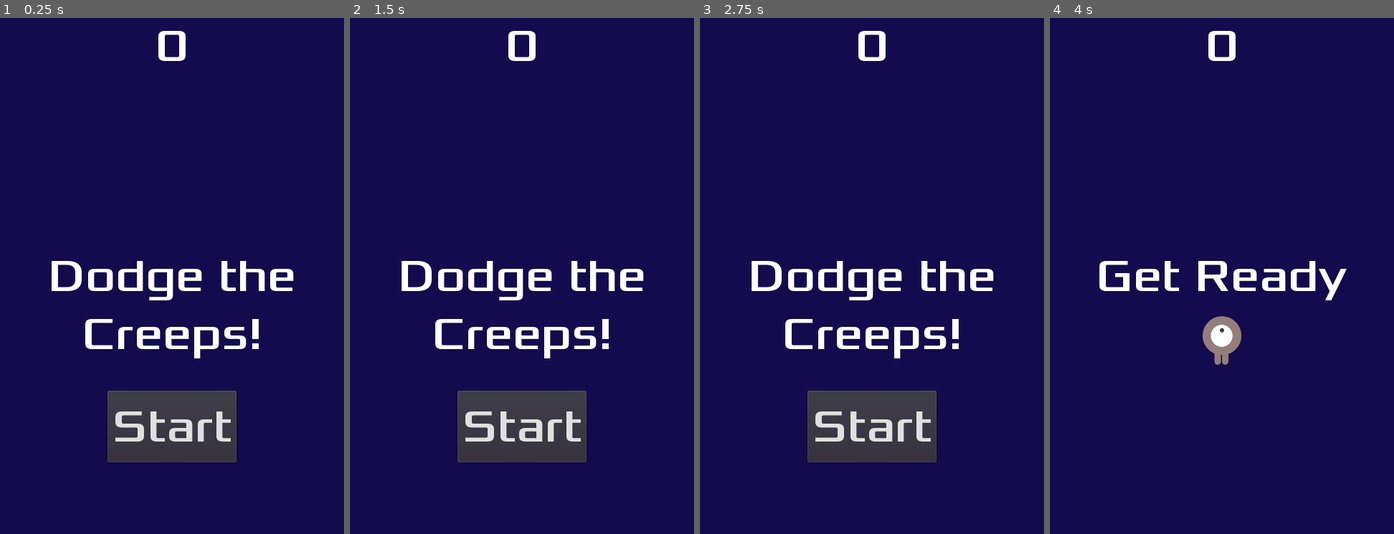
Above: before the commit, frames 1-4 (left to right).
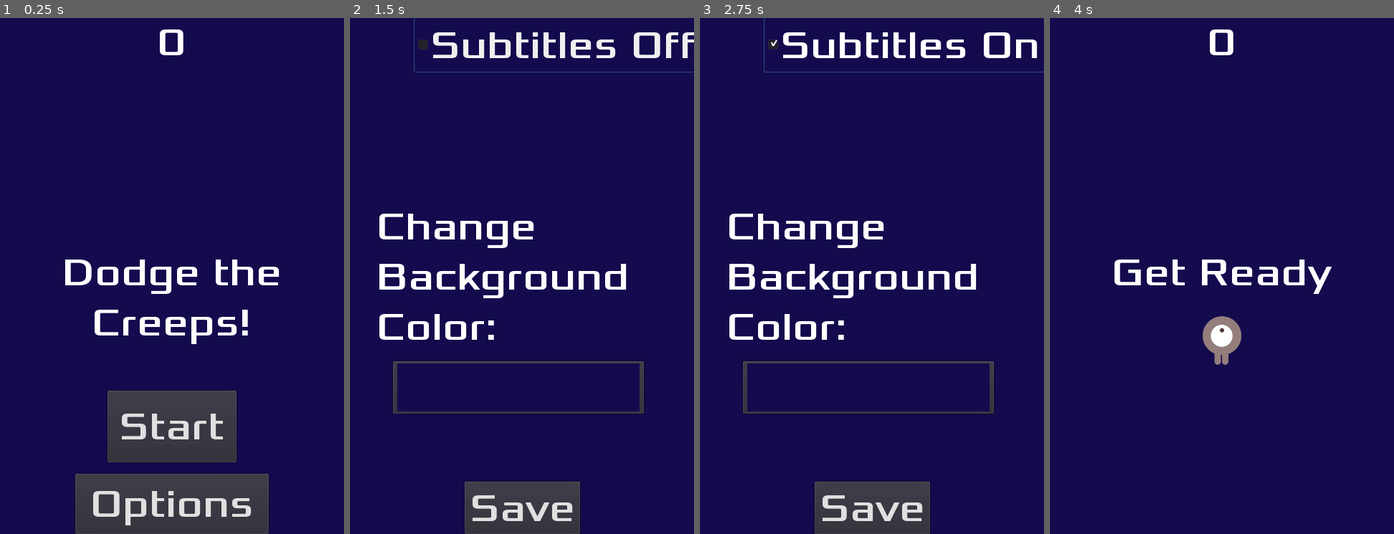
Above: after the commit, the same moments.

Repository: ekkennon/dodge-the-creeps
Game: Godot game, scene res://Main.tscn
The game is run twice, just before and just after one commit, with the same random seed, the same clock (stepped at 60 frames per second) and the same inputs.
Inputs (mouse positions are in pixels of both pictures, inside the frame that each line leads up to):
- Up to frame 1 (0.25 s): no input
- Up to frame 2 (1.5 s): click (522, 503) at 0.5 s, where only the run after the commit has a clickable "Options"; click (552, 43) at 1.25 s, where only the run after the commit has a clickable "Subtitles On"
- Up to frame 3 (2.75 s): click (906, 43) at 2 s, where only the run after the commit has a clickable "Subtitles Off"
- Up to frame 4 (4 s): click (1222, 508) at 2.75 s, where only the run after the commit has a clickable "Save"; click "Start" at 3.5 s

The runs differ from the first frame. In frame 1, 12% of the frame differs, in the area x 15-86%, y 2-100%; in frame 2, 16%, in the area x 8-100%, y 0-100%; in frame 3, 16%; in frame 4, 2.4%.

Commit message:
added game options
added options for accessibility

Diff:
--- a/HUD.gd
+++ b/HUD.gd
@@ -1,14 +1,21 @@
 extends CanvasLayer
 
 signal start_game
+signal show_options
+signal options_changed(options)
 
 # Declare member variables here. Examples:
 # var a = 2
 # var b = "text"
+var options = {}
+var subtitles_on
 
 # Called when the node enters the scene tree for the first time.
 func _ready():
-	pass # Replace with function body.
+	$Options/BackPick.hide()
+	$Options/BackPickLabel.hide()
+	$Options/Save.hide()
+	$Options/SubtitlesOpt.hide()
 
 # Called every frame. 'delta' is the elapsed time since the previous frame.
 #func _process(delta):
@@ -20,13 +27,18 @@
 	$MessageTimer.start()
 
 func show_game_over():
-	show_message("Game Over")
+	var end_msg = "Game Over"
+	if !subtitles_on == false:
+		end_msg = "[death sound]\nGame Over"
+
+	show_message(end_msg)
 	yield($MessageTimer, "timeout")  # wait until the MessageTimer has counted down
 
-	$Message.text = "Dodge the \nCreeps!"
+	$Message.text = "Dodge the\nCreeps!"
 	$Message.show()
 	yield(get_tree().create_timer(1), "timeout")
 	$StartButton.show()
+	$OptionsBtn.show()
 
 func update_score(score):
 	$ScoreLabel.text = str(score)
@@ -36,4 +48,30 @@
 
 func _on_StartButton_pressed():
 	$StartButton.hide()
+	$OptionsBtn.hide()
 	emit_signal("start_game")
+
+func _on_Options_pressed():
+	$StartButton.hide()
+	$OptionsBtn.hide()
+	$Message.hide()
+	$ScoreLabel.hide()
+	$Options/SubtitlesOpt.show()
+	$Options/BackPickLabel.show()
+	$Options/BackPick.show()
+	$Options/Save.show()
+
+func opt_changed_color(color):
+	options["color"] = color
+
+func opt_changed_subtitles(sub_state):
+	subtitles_on = sub_state
+
+func return_to_game():
+	$Message.show()
+	$ScoreLabel.show()
+	$StartButton.show()
+	$OptionsBtn.show()
+
+	if !options.empty():
+		emit_signal("options_changed", options)
--- a/HUD.tscn
+++ b/HUD.tscn
@@ -1,10 +1,11 @@
-[gd_scene load_steps=6 format=2]
+[gd_scene load_steps=7 format=2]
 
 [ext_resource path="res://dodge_assets/fonts/Xolonium-Regular.ttf" type="DynamicFontData" id=1]
 [ext_resource path="res://HUD.gd" type="Script" id=2]
+[ext_resource path="res://Options.tscn" type="PackedScene" id=3]
 
 [sub_resource type="DynamicFont" id=1]
-size = 64
+size = 55
 font_data = ExtResource( 1 )
 
 [sub_resource type="InputEventAction" id=2]
@@ -60,5 +61,25 @@
 wait_time = 2.0
 one_shot = true
 
+[node name="OptionsBtn" type="Button" parent="."]
+anchor_left = 0.5
+anchor_top = 1.0
+anchor_right = 0.5
+anchor_bottom = 1.0
+margin_left = -135.0
+margin_top = -84.0
+margin_right = 135.0
+custom_fonts/font = SubResource( 1 )
+text = "Options"
+__meta__ = {
+"_edit_use_anchors_": false
+}
+
+[node name="Options" parent="." instance=ExtResource( 3 )]
+
 [connection signal="pressed" from="StartButton" to="." method="_on_StartButton_pressed"]
 [connection signal="timeout" from="MessageTimer" to="." method="_on_MessageTimer_timeout"]
+[connection signal="pressed" from="OptionsBtn" to="." method="_on_Options_pressed"]
+[connection signal="col_changed" from="Options" to="." method="opt_changed_color"]
+[connection signal="opt_saved" from="Options" to="." method="return_to_game"]
+[connection signal="subtitles_changed" from="Options" to="." method="opt_changed_subtitles"]
--- a/Main.gd
+++ b/Main.gd
@@ -51,3 +51,7 @@
 	# velocity is speed and direction
 	mob.linear_velocity = Vector2(rand_range(mob.min_speed, mob.max_speed), 0)
 	mob.linear_velocity = mob.linear_velocity.rotated(direction)
+
+func new_player_settings(options):
+	if options.has("color"):
+		$Background.color = options["color"]
--- a/Main.tscn
+++ b/Main.tscn
@@ -16,7 +16,7 @@
 script = ExtResource( 3 )
 Mob = ExtResource( 2 )
 
-[node name="ColorRect" type="ColorRect" parent="."]
+[node name="Background" type="ColorRect" parent="."]
 anchor_right = 1.0
 anchor_bottom = 1.0
 color = Color( 0.0784314, 0.0470588, 0.305882, 1 )
@@ -55,4 +55,5 @@
 [connection signal="timeout" from="MobTimer" to="." method="_on_MobTimer_timeout"]
 [connection signal="timeout" from="ScoreTimer" to="." method="_on_ScoreTimer_timeout"]
 [connection signal="timeout" from="StartTimer" to="." method="_on_StartTimer_timeout"]
+[connection signal="options_changed" from="HUD" to="." method="new_player_settings"]
 [connection signal="start_game" from="HUD" to="." method="new_game"]
--- /dev/null
+++ b/Options.gd
@@ -0,0 +1,34 @@
+extends CanvasLayer
+
+signal col_changed(color)
+signal subtitles_changed(sub_state)
+signal opt_saved
+
+# Declare member variables here. Examples:
+# var a = 2
+# var b = "text"
+
+# Called when the node enters the scene tree for the first time.
+func _ready():
+	# this should default the Color Picker to the current background color
+	$SubtitlesOpt.show()
+	$BackPick.show()
+	$BackPickLabel.show()
+
+func _on_ColorPickerButton_color_changed(color):
+	emit_signal("col_changed", color)
+
+func _on_CheckBox_toggled(button_pressed):
+	if button_pressed:
+		$SubtitlesOpt.text = "Subtitles On"
+	else:
+		$SubtitlesOpt.text = "Subtitles Off"
+
+	emit_signal("subtitles_changed", button_pressed)
+
+func _on_Save_pressed():
+	$SubtitlesOpt.hide()
+	$BackPickLabel.hide()
+	$BackPick.hide()
+	$Save.hide()
+	emit_signal("opt_saved")
--- /dev/null
+++ b/Options.tscn
@@ -0,0 +1,74 @@
+[gd_scene load_steps=4 format=2]
+
+[ext_resource path="res://Options.gd" type="Script" id=1]
+[ext_resource path="res://dodge_assets/fonts/Xolonium-Regular.ttf" type="DynamicFontData" id=2]
+
+[sub_resource type="DynamicFont" id=1]
+size = 55
+font_data = ExtResource( 2 )
+
+[node name="Options" type="CanvasLayer"]
+script = ExtResource( 1 )
+
+[node name="SubtitlesOpt" type="CheckBox" parent="."]
+visible = false
+anchor_left = 1.0
+anchor_right = 1.0
+margin_left = -390.0
+margin_bottom = 75.0
+custom_fonts/font = SubResource( 1 )
+pressed = true
+text = "Subtitles On"
+align = 1
+__meta__ = {
+"_edit_use_anchors_": false
+}
+
+[node name="BackPickLabel" type="Label" parent="."]
+visible = false
+anchor_left = 0.5
+anchor_top = 0.5
+anchor_right = 0.5
+anchor_bottom = 0.5
+margin_left = -203.0
+margin_top = -103.5
+margin_right = 203.0
+margin_bottom = 103.5
+custom_fonts/font = SubResource( 1 )
+text = "Change Background Color:"
+autowrap = true
+__meta__ = {
+"_edit_use_anchors_": false
+}
+
+[node name="BackPick" type="ColorPickerButton" parent="."]
+visible = false
+margin_left = 59.7084
+margin_top = 479.152
+margin_right = 409.708
+margin_bottom = 552.152
+custom_fonts/font = SubResource( 1 )
+text = " Color"
+color = Color( 0.0784314, 0.0470588, 0.305882, 1 )
+__meta__ = {
+"_edit_use_anchors_": false
+}
+
+[node name="Save" type="Button" parent="."]
+visible = false
+anchor_left = 0.5
+anchor_top = 1.0
+anchor_right = 0.5
+anchor_bottom = 1.0
+margin_left = -80.5
+margin_top = -73.0
+margin_right = 80.5
+custom_fonts/font = SubResource( 1 )
+text = "Save"
+__meta__ = {
+"_edit_use_anchors_": false
+}
+
+[connection signal="toggled" from="SubtitlesOpt" to="." method="_on_CheckBox_toggled"]
+[connection signal="color_changed" from="BackPick" to="." method="_on_ColorPickerButton_color_changed"]
+[connection signal="pressed" from="Save" to="." method="_on_Save_pressed"]
--- a/Player.gd
+++ b/Player.gd
@@ -7,7 +7,6 @@
 # var b = "text"
 export var speed = 400  # how fast the player will move (pixels/sec)
 var screen_size  # size of the game window
-
 
 # Called when the node enters the scene tree for the first time.
 func _ready():
@@ -46,8 +45,8 @@
 		$AnimatedSprite.animation = "up"
 		$AnimatedSprite.flip_v = velocity.y > 0
 
-
 func _on_Player_body_entered(body):
+	$AnimatedSprite.flip_v = false
 	hide()
 	emit_signal("hit")
 	$CollisionShape2D.set_deferred("disabled", true)  # set_deferred prevents disabling an area's collision shape during collision processing
